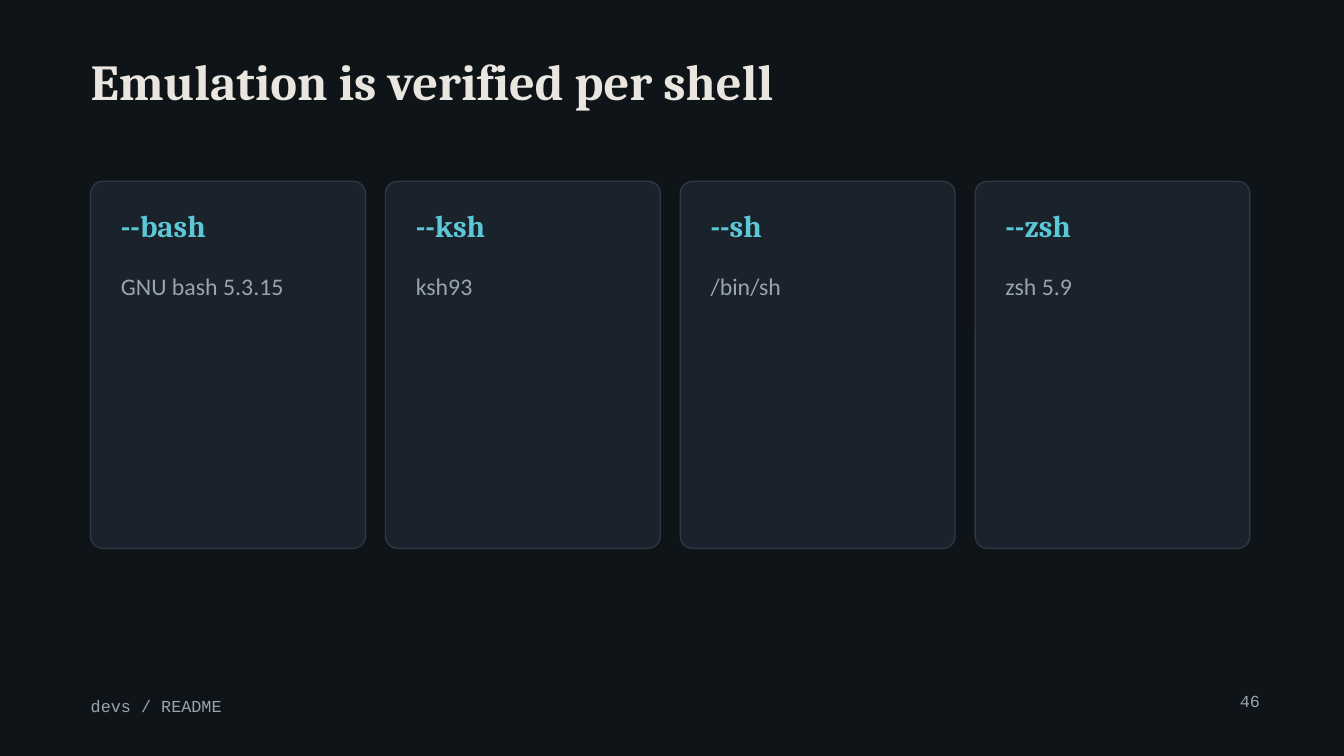
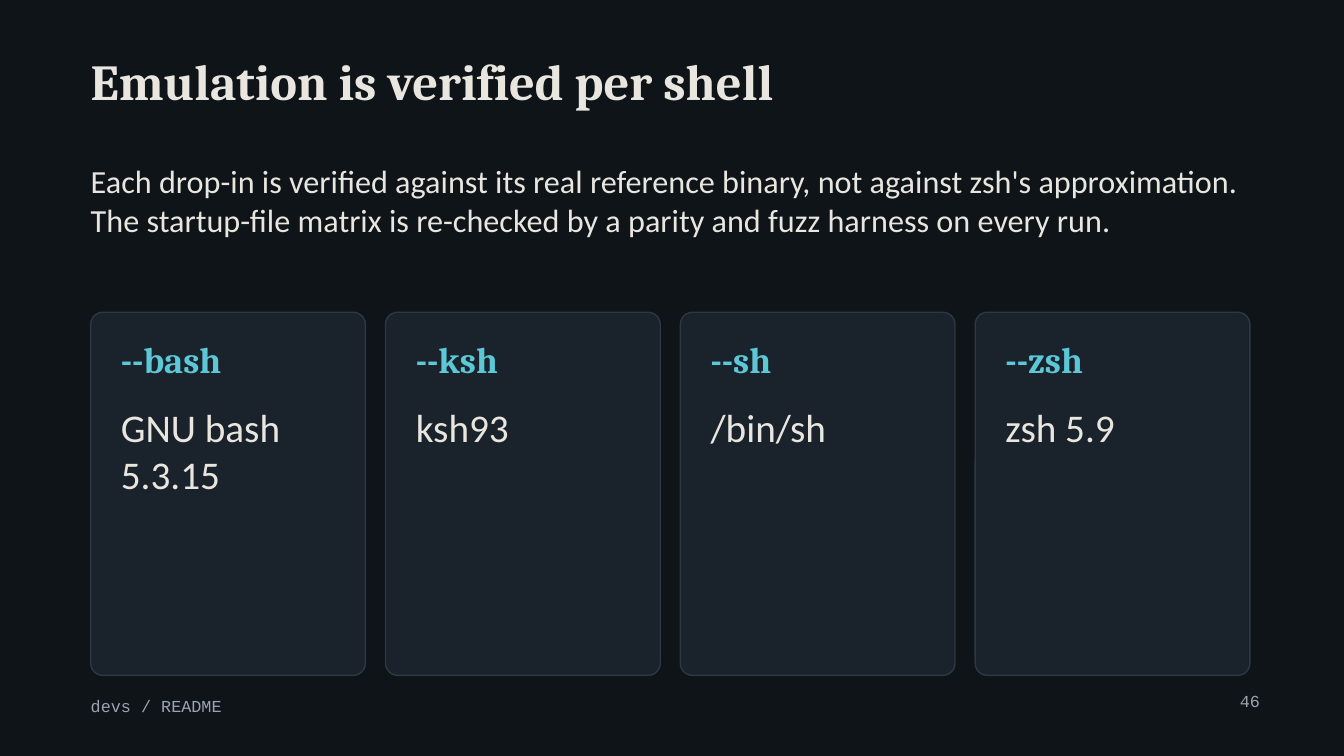
Before and after one commit to MenkeTechnologies/zshrs, a slide deck: slide 46 of docs/talk-devs.pptx. Drawn at 1344x756 pixels with LibreOffice and Linux fonts; fonts in the diff are those of the drawing; background and template pictures are left out. Boxes give left, top, right and bottom in pixels: in the first picture for what was removed or moved away, otherwise in the second. Text is boxed around its words. In the diff, an @@ line names an element or a change of style, - is before the commit and + after.

```diff
--- a/docs/talk-devs.pptx
+++ b/docs/talk-devs.pptx
@@ text added at [91, 170, 1237, 237], 23 pt, text #E8E6DF @@
+Each drop-in is verified against its real reference binary, not against zsh's approximation. The startup-file matrix is re-checked by a parity and fuzz harness on every run.
@@ text removed at [1005, 215, 1071, 237] @@
---zsh
@@ rounded rectangle: place and size @@
-rounded rectangle at [91, 181, 366, 548]
+rounded rectangle at [91, 313, 366, 676]
@@ rounded rectangle: place and size @@
-rounded rectangle at [386, 181, 661, 548]
+rounded rectangle at [386, 313, 661, 676]
@@ rounded rectangle: place and size @@
-rounded rectangle at [681, 181, 956, 548]
+rounded rectangle at [681, 313, 956, 676]
@@ rounded rectangle: place and size @@
-rounded rectangle at [976, 181, 1251, 548]
+rounded rectangle at [976, 313, 1251, 676]
@@ text "--bash": place and size @@
-text "--bash" at [121, 215, 206, 237]
+text "--bash" at [121, 347, 221, 374]
@@ text "--bash" at [121, 347, 221, 374]: size 22 to 26 pt @@
@@ text "--ksh": place and size @@
-text "--ksh" at [416, 215, 485, 237]
+text "--ksh" at [416, 347, 498, 374]
@@ text "--ksh" at [416, 347, 498, 374]: size 22 to 26 pt @@
@@ text at [711, 347, 772, 374]: text changed; size 17 to 26 pt; font Calibri to Cambria; text colour #9AA4AE to #5CC8D7; bold on @@
-/bin/sh
+--sh
@@ text at [1005, 347, 1083, 374]: text changed; size 17 to 26 pt; font Calibri to Cambria; text colour #9AA4AE to #5CC8D7; bold on @@
-zsh 5.9
+--zsh
@@ text "GNU bash 5.3.15": place and size @@
-text "GNU bash 5.3.15" at [121, 278, 283, 295]
+text "GNU bash 5.3.15" at [121, 414, 280, 490]
@@ text "GNU bash 5.3.15" at [121, 414, 280, 490]: size 17 to 28 pt, text colour #9AA4AE to #E8E6DF @@
@@ text "ksh93" at [416, 414, 509, 443]: size 17 to 28 pt, text colour #9AA4AE to #E8E6DF @@
@@ text "ksh93": place and size @@
-text "ksh93" at [416, 278, 473, 295]
+text "ksh93" at [416, 414, 509, 443]
@@ text at [711, 414, 826, 444]: text changed; size 22 to 28 pt; font Cambria to Calibri; text colour #5CC8D7 to #E8E6DF; bold off @@
---sh
+/bin/sh
@@ text added at [1005, 414, 1115, 443], 28 pt, text #E8E6DF @@
+zsh 5.9
```
Also in this commit, not shown: 52 other slides changed, 2 other files.
